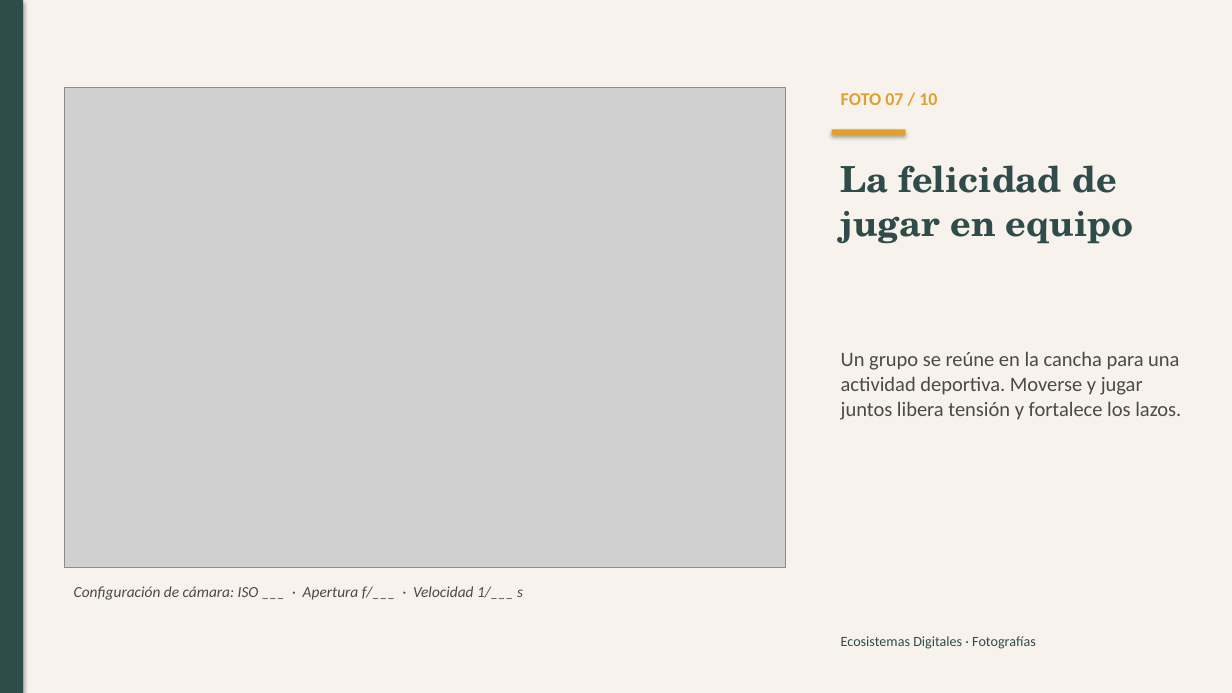
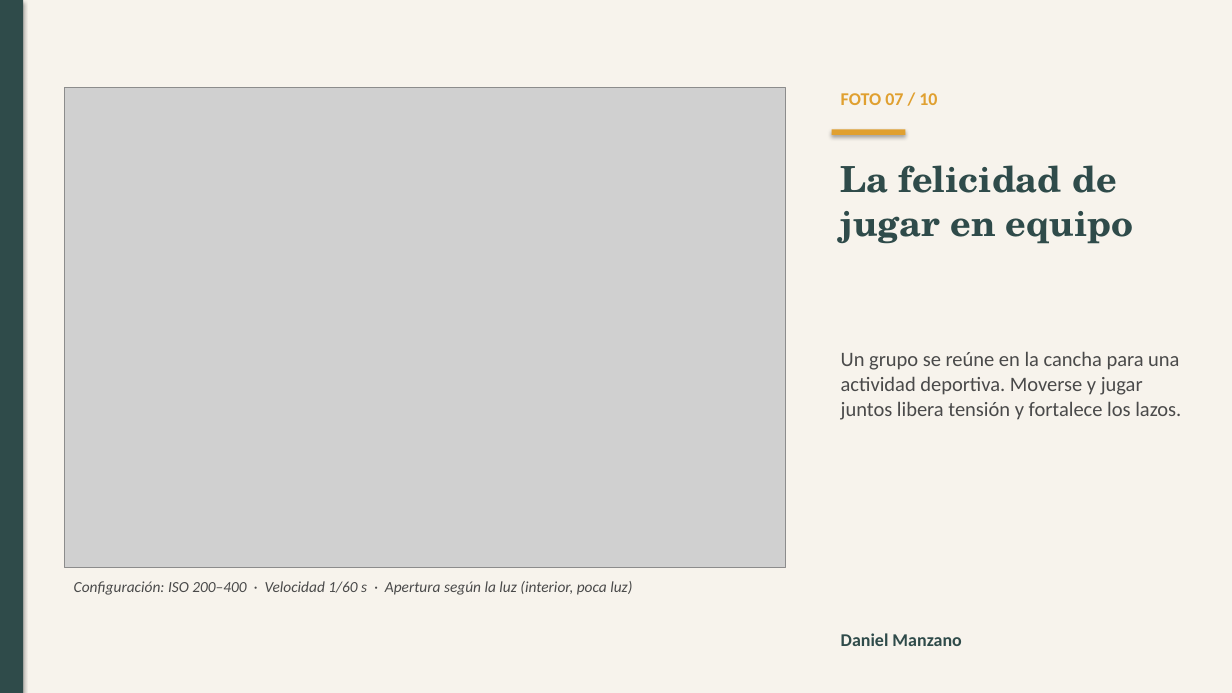
Before and after one commit to Ajuan1/Univ, a slide deck: slide 8 of Ecosistemas_Digitales_Fotografias.pptx. Drawn at 1232x693 pixels with LibreOffice and Linux fonts; fonts in the diff are those of the drawing; grey boxes stand for pictures. Boxes give left, top, right and bottom in pixels: in the first picture for what was removed or moved away, otherwise in the second. Text is boxed around its words. In the diff, an @@ line names an element or a change of style, - is before the commit and + after.

```diff
--- a/Ecosistemas_Digitales_Fotografias.pptx
+++ b/Ecosistemas_Digitales_Fotografias.pptx
@@ text at [74, 581, 632, 595]: text changed @@
-Configuración de cámara: ISO ___ · Apertura f/___ · Velocidad 1/___ s
+Configuración: ISO 200–400 · Velocidad 1/60 s · Apertura según la luz (interior, poca luz)
@@ text removed at [841, 636, 1036, 649] @@
-Ecosistemas Digitales · Fotografías
@@ text added at [841, 633, 961, 646], 14 pt, text #2F4B4A, bold @@
+Daniel Manzano
```
Also in this commit, not shown: 10 other slides changed.
